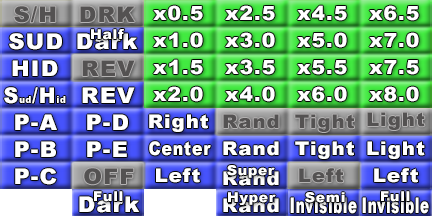
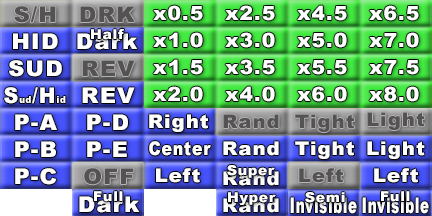
Layers edited between the first and the second w=432, h=216 image:
painted on "HID青" over [9, 60, 62, 77]
painted on "SUD青" over [9, 33, 62, 50]
